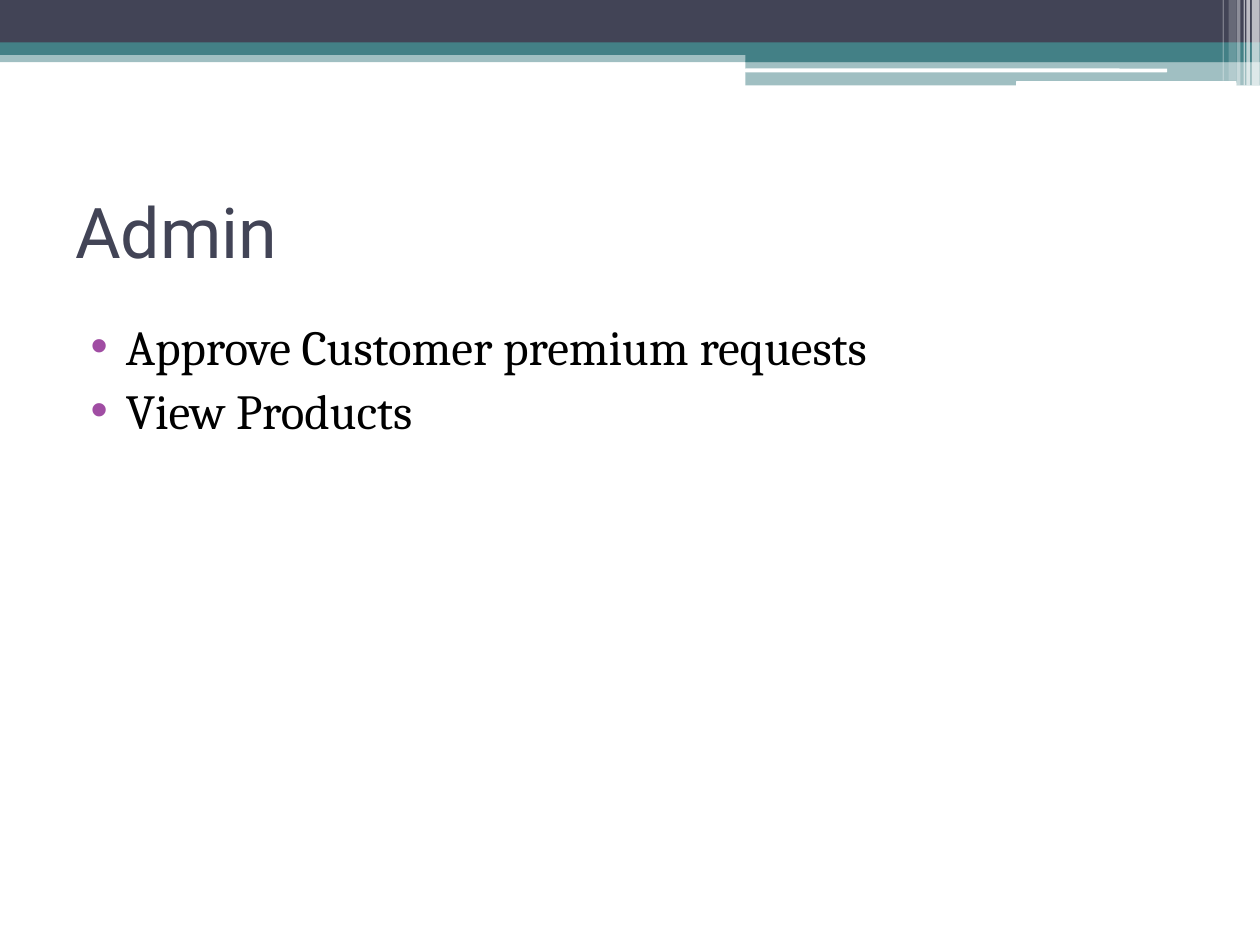
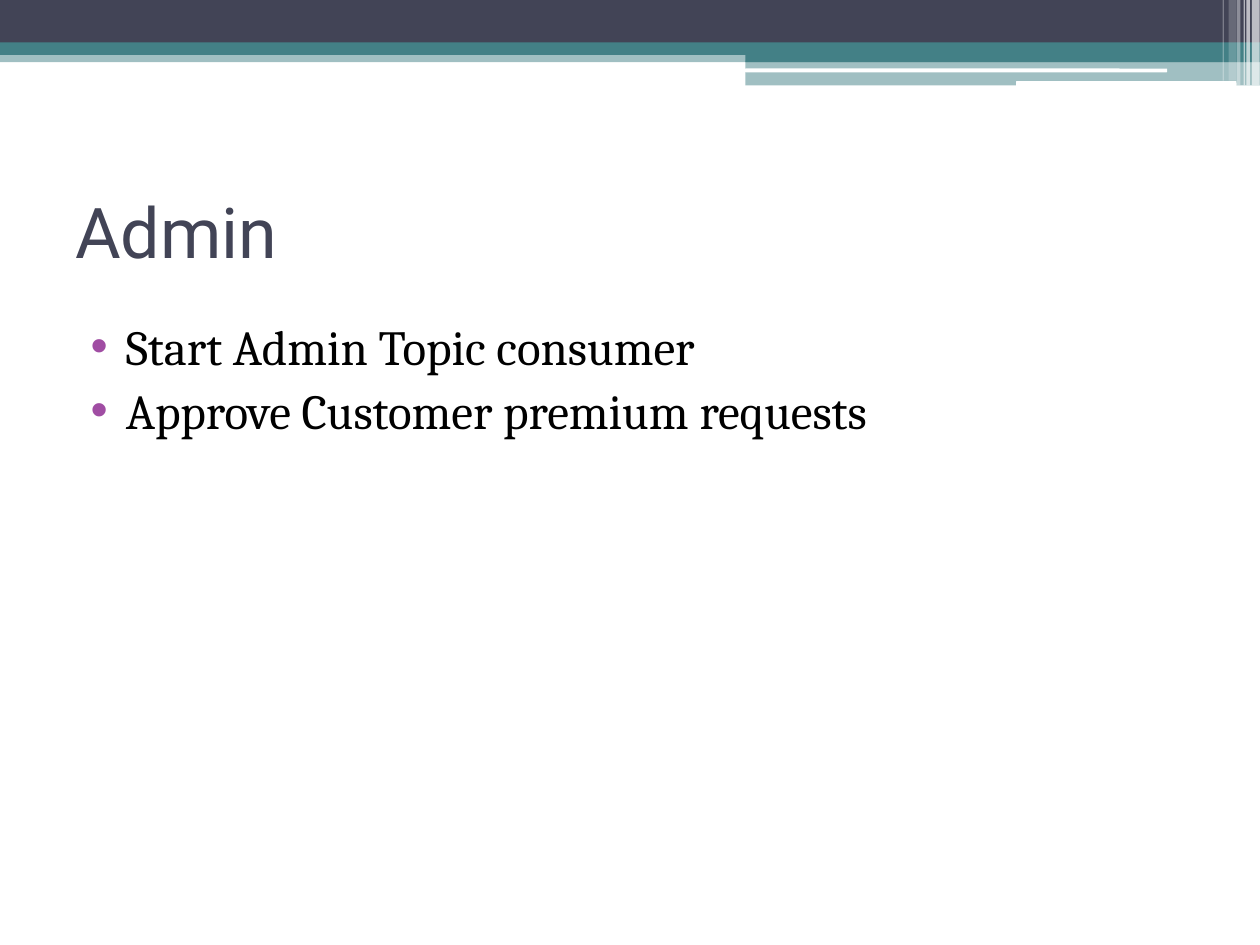
Before and after one commit to MNLBC/Group2Projects, a slide deck: slide 8 of 7. Group Project/W6D5_Project/PPT/Watch Me Whip.pptx. Drawn at 1260x945 pixels with LibreOffice and Linux fonts; fonts in the diff are those of the drawing. Boxes give left, top, right and bottom in pixels: in the first picture for what was removed or moved away, otherwise in the second. Text is boxed around its words. In the diff, an @@ line names an element or a change of style, - is before the commit and + after.

Commit message:
Powerpoint

```diff
--- a/7. Group Project/W6D5_Project/PPT/Watch Me Whip.pptx
+++ b/7. Group Project/W6D5_Project/PPT/Watch Me Whip.pptx
@@ text at <box>126,331,694,376</box>: paragraph added @@
+• Start Admin Topic consumer
@@ text at <box>126,395,412,430</box>: paragraph removed @@
-• View Products
```
